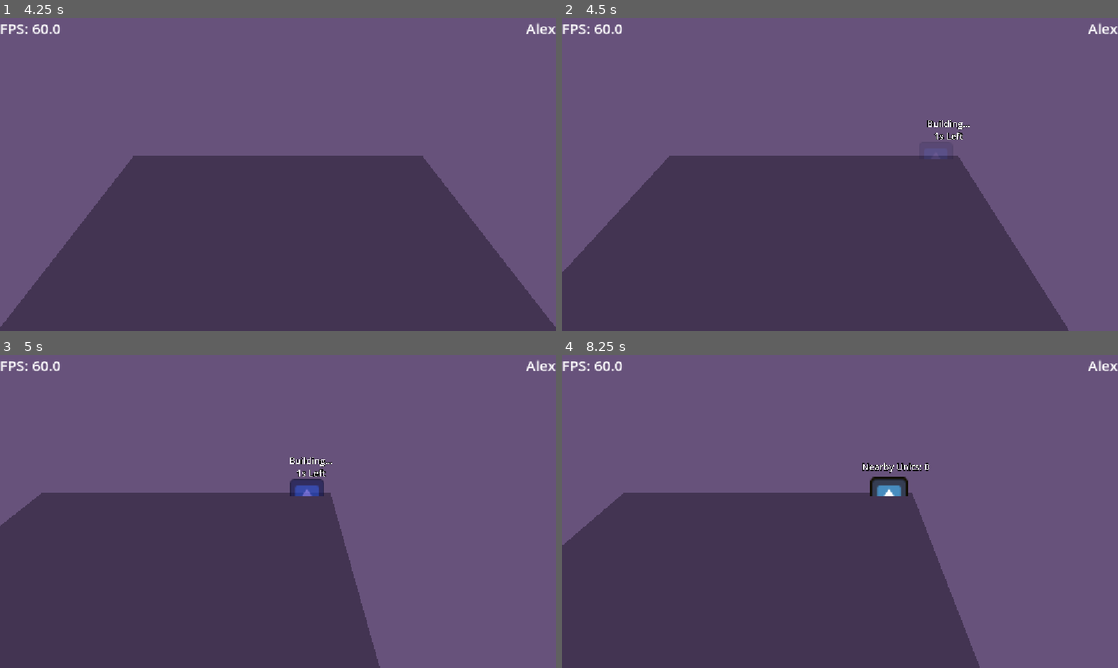
Above: before the commit, frames 1-4 (two rows, left to right).
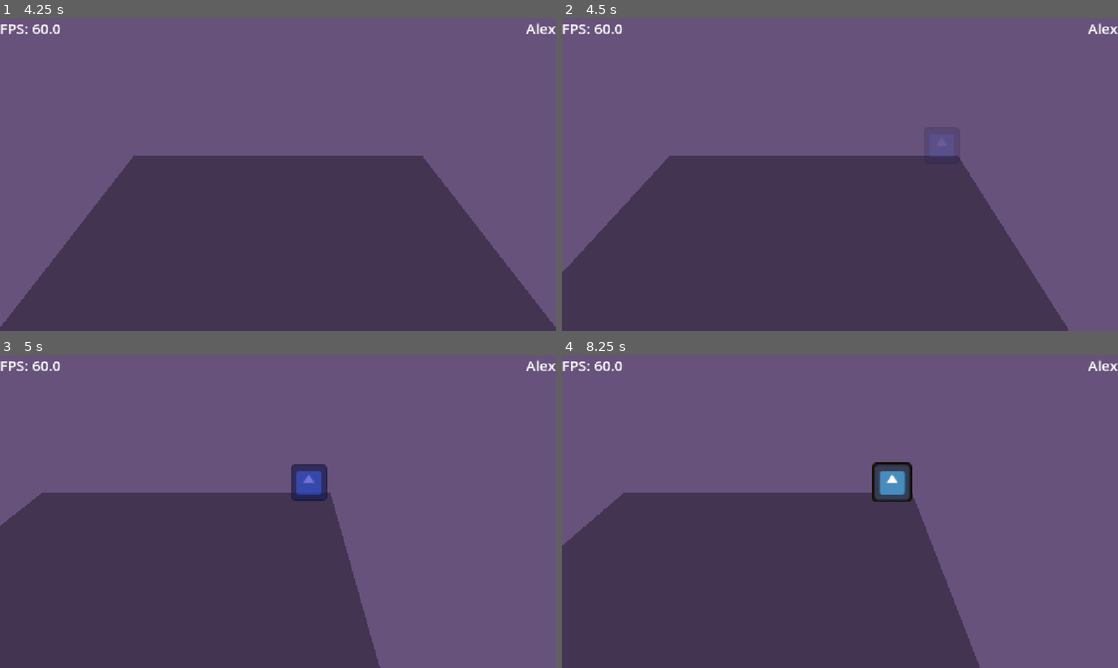
Above: after the commit, the same moments.

Repository: rPortfolio/rts-base
Game: Godot game, scene res://src/main.tscn
The game is run twice, just before and just after one commit, with the same random seed, the same clock (stepped at 60 frames per second) and the same inputs. The engine's default icon, where the game draws it, is replaced by a stand-in: a white triangle on a blue panel in a dark square.
Inputs (mouse positions are in pixels of both pictures, inside the frame that each line leads up to):
- Up to frame 1 (4.25 s): click "New Game" at 0.5 s; click (278, 168) at 1.27 s; type "Alex" at 1.35 s; click "New Game" at 2 s; click "Accept" at 2.75 s; click "Select" at 3.5 s
- Up to frame 2 (4.5 s): tap Enter at 4.25 s; move the mouse to (962, 158) at 4.27 s; press the mouse at (962, 158) at 4.28 s; hold Right (ui_right) from 4.28 s (still down)
- Up to frame 3 (5 s): keep holding Right (ui_right); tap Middle mouse button (mid_click) at 4.55 s
- Up to frame 4 (8.25 s): move the mouse to (728, 527) at 5.02 s; release Right (ui_right) at 5.03 s; release the mouse at (728, 527) at 5.03 s; hold Down (ui_down) 5.03-5.78 s; tap Middle mouse button (mid_click) at 5.1, 6.8 s; right-click (728, 527) at 5.3 s; move the mouse to (895, 442) at 5.77 s; hold Right (ui_right) 5.78-6.53 s; hold Right mouse button (right_click) 5.78-6.53 s; click (895, 442) at 6.05 s; move the mouse to (812, 574) at 6.52 s; hold Up (ui_up) 6.53-7.28 s; click (812, 574) at 6.6 s; move the mouse to (1006, 558) at 7.27 s; hold Middle mouse button (mid_click) 7.28-8.03 s; hold Left (ui_left) from 7.28 s (still down); right-click (1006, 558) at 7.55 s; move the mouse to (673, 464) at 8.02 s; right-click (673, 464) at 8.1 s

Frame 1 is identical in both runs. In frame 2, 0.3% of the frame differs, in the area x 65-74%, y 32-46%; in frame 3, 0.7%; in frame 4, 0.8%, in the area x 54-67%, y 34-47%.

Commit message:
modify how units are saved and loaded

Diff:
--- a/src/main.tscn
+++ b/src/main.tscn
@@ -46,5 +46,6 @@
 
 [node name="AudioStreamPlayer" type="AudioStreamPlayer" parent="." unique_id=1294372059]
 stream = ExtResource("5_fyndt")
+autoplay = true
 
 [connection signal="game_selected" from="GUI/MainMenu" to="." method="_on_main_menu_game_selected"]
--- a/src/saved_unit.gd
+++ b/src/saved_unit.gd
@@ -4,5 +4,5 @@
 
 @export var position: Vector3
 @export var target_position: Vector3
+@export var data: Dictionary
 @export var state_name: String
-@export var state_data: Dictionary
--- /dev/null
+++ b/src/world/unit/components/unit_collider.gd
@@ -0,0 +1,35 @@
+class_name UnitCollider
+extends Node3D
+## A square collider for fast collisions
+
+
+signal collider_entered(collider: UnitCollider)
+signal collider_exited(collider: UnitCollider)
+
+const GROUP_NAME = "unit_collider"
+
+@export var length: float = 1.0
+
+var overlapping_colliders: Array[UnitCollider] = []
+
+
+func _ready() -> void:
+	add_to_group(GROUP_NAME)
+
+
+func _physics_process(delta: float) -> void:
+	for node: UnitCollider in get_tree().get_nodes_in_group(GROUP_NAME):
+
+
+
+func overlaps(other: UnitCollider) -> bool:
+	return get_rect().intersects(other.get_rect())
+
+
+func get_rect() -> Rect2:
+	return Rect2(
+		global_position.x - length / 2,
+		global_position.y - length / 2,
+		length,
+		length
+	)
--- a/src/world/unit/finite_state_machine.gd
+++ b/src/world/unit/finite_state_machine.gd
@@ -2,14 +2,14 @@
 extends Node
 
 
-@export var starting_state: String
 var state: State
 
 
-## A consequence of having a deferred setup instead of on_ready is that the state machine will not be active on the first frame
-func setup() -> void:
-	if starting_state:
-		state = get_node(starting_state)
+func setup(state_name: String = "") -> void:
+	for child: State in get_children():
+		child.setup()
+	if state_name:
+		state = get_node(state_name)
 	else:
 		state = get_child(0)
 	enter_state(state)
--- a/src/world/unit/state.gd
+++ b/src/world/unit/state.gd
@@ -6,6 +6,12 @@
 ## Not the safest, but the easiest
 @warning_ignore("unused_signal")
 signal finished(new_state: State)
+var unit: Unit
+
+
+func setup() -> void:
+	assert(owner is Unit)
+	unit = owner
 
 
 func enter() -> void:
@@ -19,12 +25,3 @@
 @warning_ignore("unused_parameter")
 func update(delta: float) -> void:
 	pass
-
-
-func get_state_data() -> Dictionary:
-	return {}
-
-
-@warning_ignore("unused_parameter")
-func load_state_data(state_data: Dictionary) -> void:
-	pass
--- a/src/world/unit/states/build.gd
+++ b/src/world/unit/states/build.gd
@@ -1,42 +1,28 @@
 extends State
 
 
-@export var timer: Timer
+const BUILD_FRAMES_KEY = "build_frames" ## Key stored as constant to avoid typos
+const FPS = 60
+
+@export var build_time_seconds: float = 1
 @export var idle: State
 
-
-func _ready() -> void:
-	timer.timeout.connect(_on_timer_timeout)
+@onready var build_time_frames: int = int(build_time_seconds * FPS)
 
 
-func enter() -> void:
-	print("Building...")
-	%Collision.monitorable = false
-	%EffectRadius.monitoring = false
-	timer.start()
+func setup() -> void:
+	super.setup()
+	if BUILD_FRAMES_KEY not in unit.data:
+		unit.data[BUILD_FRAMES_KEY] = 0
 
 
 func exit() -> void:
-	print("Finished Building")
-	%Collision.monitorable = true
-	%EffectRadius.monitoring = true
-	owner.sprite.modulate = Color.WHITE
+	unit.sprite.modulate = Color.WHITE
 
 
 func update(_delta: float) -> void:
-	owner.label.text = "Building...\n{}s Left".format([int(timer.time_left) + 1], "{}")
-	owner.sprite.modulate = Color(0.5, 0.5, 1, 1 - timer.time_left / timer.wait_time)
-
-
-func get_state_data() -> Dictionary:
-	return {
-		"time_left" : timer.time_left,
-	}
-
-
-func load_state_data(state_data: Dictionary) -> void:
-	timer.wait_time = state_data["time_left"]
-
-
-func _on_timer_timeout() -> void:
-	finished.emit(idle)
+	print(unit.data[BUILD_FRAMES_KEY])
+	unit.data[BUILD_FRAMES_KEY] = unit.data[BUILD_FRAMES_KEY] + 1
+	unit.sprite.modulate = Color(0.5, 0.5, 1, float(unit.data[BUILD_FRAMES_KEY]) / build_time_frames)
+	if unit.data[BUILD_FRAMES_KEY] == build_time_frames:
+		finished.emit(idle)
--- a/src/world/unit/states/idle.gd
+++ b/src/world/unit/states/idle.gd
@@ -1,6 +1,9 @@
 extends State
 
 
-func update(delta: float) -> void:
-	owner.move_unit(delta)
-	owner.label.text = "Nearby Units: {}".format([owner.nearby_units], "{}")
+@export var move: State
+
+
+func update(_delta: float) -> void:
+	if unit.global_position.distance_squared_to(unit.target_position) > unit.DISTANCE_THRESHOLD:
+		finished.emit(move)
--- /dev/null
+++ b/src/world/unit/states/move.gd
@@ -0,0 +1,13 @@
+extends State
+
+
+@export var speed: float = 2.0
+@export var idle: State
+
+
+func update(delta: float) -> void:
+	var direction := unit.global_position.direction_to(unit.target_position)
+	var velocity := direction * speed
+	unit.global_position += velocity * delta
+	if unit.global_position.distance_squared_to(unit.target_position) <= unit.DISTANCE_THRESHOLD:
+		finished.emit(idle)
--- a/src/world/unit/unit.gd
+++ b/src/world/unit/unit.gd
@@ -1,69 +1,96 @@
 class_name Unit
 extends Node3D
 
-## An example unit script
-## Originally created without physics in mind
-## CharacterBody3Ds are usually better choices for moving nodes than Node3Ds
+## Unit Script
+## Designed to be loosely coupled with the state system
+
+const DISTANCE_THRESHOLD = 1 ## In meters
+
+@export var fsm: FiniteStateMachine
+@export var sprite: Sprite3D
+@export var selection_indicator: Sprite3D
+
+## A dictionary of values that need to persist on save
+## Initial values are added by the states themselves
+var data: Dictionary
+var target_position: Vector3
 
 
-const SPEED = 2
-const DIST_THRESHOLD = 1
-
-var nearby_units: int = 0
-var target_position: Vector3
-
-@onready var sprite: Sprite3D = %Sprite3D
-@onready var label: Label3D = %Label3D
-@onready var fsm: FiniteStateMachine = %FiniteStateMachine
-@onready var ground_detector: RayCast3D = %GroundDetector ## MUST BE ABOVE PLAYER'S GLOBAL POSITION
-@onready var collision: Area3D = %Collision
-@onready var effect_radius: Area3D = %EffectRadius
-
-
-func _ready() -> void:
-	fsm.setup.call_deferred()
-
-
-func move_unit(delta: float) -> void:
-	var velocity := Vector3.ZERO
-	var direction := global_position.direction_to(target_position)
-	if global_position.distance_squared_to(target_position) > DIST_THRESHOLD:
-		velocity = direction * SPEED
-	global_position += velocity * delta
-	soft_collide(delta)
-
-
-func soft_collide(delta: float) -> void:
-	## Push away from other units
-	for collider: Area3D in collision.get_overlapping_areas():
-		## Push after all other units have calculated their pushes
-		var push_force := collider.global_position.direction_to(collision.global_position) * SPEED / 2
-		(func() : global_position += push_force * delta).call_deferred()
-	## Push out of ground
-	if ground_detector.is_colliding():
-		global_position.y = ground_detector.get_collision_point().y
-func get_saved_unit() -> SavedUnit:
-	var saved_unit := SavedUnit.new()
-	saved_unit.position = position
-	saved_unit.target_position = target_position
-	saved_unit.state_name = fsm.state.name
-	saved_unit.state_data = fsm.state.get_state_data()
-	return saved_unit
+func setup(g_pos: Vector3, t_pos: Vector3, s_data := {}, state_name := "") -> void:
+	global_position = g_pos
+	target_position = t_pos
+	data = s_data
+	fsm.setup(state_name)
+	force_update_transform() ## Make position update immediately
 
 
 func select() -> void:
-	%SelectionIndicator.show()
+	selection_indicator.show()
 
 
 func unselect() -> void:
-	%SelectionIndicator.hide()
+	selection_indicator.hide()
 
 
-func _on_effect_radius_area_entered(area: Area3D) -> void:
-	if not is_ancestor_of(area):
-		nearby_units += 1
-
-
-func _on_effect_radius_area_exited(area: Area3D) -> void:
-	if not is_ancestor_of(area):
-		nearby_units -= 1
+#const SPEED = 2
+#const DIST_THRESHOLD = 1
+#
+#var nearby_units: int = 0
+#var target_position: Vector3
+#
+#@onready var sprite: Sprite3D = %Sprite3D
+#@onready var label: Label3D = %Label3D
+#@onready var fsm: FiniteStateMachine = %FiniteStateMachine
+#@onready var ground_detector: RayCast3D = %GroundDetector ## MUST BE ABOVE PLAYER'S GLOBAL POSITION
+#@onready var collision: Area3D = %Collision
+#@onready var effect_radius: Area3D = %EffectRadius
+#
+#
+#func _ready() -> void:
+	#fsm.setup.call_deferred()
+#
+#
+#func move_unit(delta: float) -> void:
+	#var velocity := Vector3.ZERO
+	#var direction := global_position.direction_to(target_position)
+	#if global_position.distance_squared_to(target_position) > DIST_THRESHOLD:
+		#velocity = direction * SPEED
+	#global_position += velocity * delta
+	#soft_collide.call_deferred(delta)
+#
+#
+#func soft_collide(delta: float) -> void:
+	### Push away from other units
+	#var push_force: Vector3 = Vector3.ZERO
+	#for collider: Area3D in collision.get_overlapping_areas():
+		### Push after all other units have calculated their pushes
+		#push_force += collider.global_position.direction_to(collision.global_position) * SPEED / 2
+	#(func() : global_position += push_force * delta).call_deferred()
+	### Push out of ground
+	#if ground_detector.is_colliding():
+		#global_position.y = ground_detector.get_collision_point().y
+#func get_saved_unit() -> SavedUnit:
+	#var saved_unit := SavedUnit.new()
+	#saved_unit.position = position
+	#saved_unit.target_position = target_position
+	#saved_unit.state_name = fsm.state.name
+	#saved_unit.state_data = fsm.state.get_state_data()
+	#return saved_unit
+#
+#
+#func select() -> void:
+	#%SelectionIndicator.show()
+#
+#
+#func unselect() -> void:
+	#%SelectionIndicator.hide()
+#
+#
+#func _on_effect_radius_area_entered(area: Area3D) -> void:
+	#if not is_ancestor_of(area):
+		#nearby_units += 1
+#
+#
+#func _on_effect_radius_area_exited(area: Area3D) -> void:
+	#if not is_ancestor_of(area):
+		#nearby_units -= 1
--- a/src/world/unit/unit.tscn
+++ b/src/world/unit/unit.tscn
@@ -5,30 +5,25 @@
 [ext_resource type="Script" uid="uid://dwktmenkb1far" path="res://src/world/unit/finite_state_machine.gd" id="3_dcwxc"]
 [ext_resource type="Script" uid="uid://cplyk4rlpedya" path="res://src/world/unit/states/build.gd" id="4_8vbxo"]
 [ext_resource type="Script" uid="uid://dhvqy1hqgbkmf" path="res://src/world/unit/states/idle.gd" id="5_dcwxc"]
+[ext_resource type="Script" uid="uid://bbg6wkwto21t7" path="res://src/world/unit/states/move.gd" id="6_8vbxo"]
 
-[sub_resource type="CylinderShape3D" id="CylinderShape3D_dcwxc"]
-
-[sub_resource type="CylinderShape3D" id="CylinderShape3D_8vbxo"]
-radius = 4.5
-
-[node name="Unit" type="Node3D" unique_id=649696788 groups=["unit"]]
+[node name="Unit" type="Node3D" unique_id=1062339569 node_paths=PackedStringArray("fsm", "sprite", "selection_indicator") groups=["unit"]]
 script = ExtResource("1_rpcri")
-
-[node name="Label3D" type="Label3D" parent="." unique_id=980666250]
-unique_name_in_owner = true
-transform = Transform3D(1, 0, 0, 0, 1, 0, 0, 0, 1, 0, 1.2818503, 0)
-billboard = 1
-text = "Waiting"
-font_size = 60
+fsm = NodePath("FiniteStateMachine")
+sprite = NodePath("Sprite3D")
+selection_indicator = NodePath("SelectionIndicator")
+metadata/_custom_type_script = "uid://0b0mj8n8vjdc"
 
 [node name="Sprite3D" type="Sprite3D" parent="." unique_id=1248852687]
 unique_name_in_owner = true
+transform = Transform3D(1, 0, 0, 0, 1, 0, 0, 0, 1, 0, 0.64, 0)
 sorting_offset = 1.0
 billboard = 1
 texture = ExtResource("1_a3wt2")
 
 [node name="SelectionIndicator" type="Sprite3D" parent="." unique_id=1253063558]
 unique_name_in_owner = true
+transform = Transform3D(1, 0, 0, 0, 1, 0, 0, 0, 1, 0, 0.63809496, 0)
 visible = false
 sorting_offset = 1.0
 modulate = Color(0.5747014, 0.44227087, 0, 1)
@@ -37,47 +32,30 @@
 render_priority = -1
 texture = ExtResource("1_a3wt2")
 
-[node name="Collision" type="Area3D" parent="." unique_id=30025500]
-unique_name_in_owner = true
-collision_layer = 2
-collision_mask = 2
-
-[node name="CollisionShape3D" type="CollisionShape3D" parent="Collision" unique_id=1065543529]
-shape = SubResource("CylinderShape3D_dcwxc")
-
-[node name="EffectRadius" type="Area3D" parent="." unique_id=447928839]
-unique_name_in_owner = true
-collision_layer = 0
-collision_mask = 2
-
-[node name="CollisionShape3D" type="CollisionShape3D" parent="EffectRadius" unique_id=2012518413]
-shape = SubResource("CylinderShape3D_8vbxo")
-
 [node name="WaitTimer" type="Timer" parent="." unique_id=1590400406]
-unique_name_in_owner = true
 one_shot = true
-autostart = true
 
 [node name="FiniteStateMachine" type="Node" parent="." unique_id=659700740]
 unique_name_in_owner = true
 script = ExtResource("3_dcwxc")
 metadata/_custom_type_script = "uid://dwktmenkb1far"
 
-[node name="Build" type="Node" parent="FiniteStateMachine" unique_id=288405763 node_paths=PackedStringArray("timer", "idle")]
+[node name="Build" type="Node" parent="FiniteStateMachine" unique_id=288405763 node_paths=PackedStringArray("idle")]
 script = ExtResource("4_8vbxo")
-timer = NodePath("../../WaitTimer")
 idle = NodePath("../Idle")
 metadata/_custom_type_script = "uid://wouluixjsc1g"
 
-[node name="Idle" type="Node" parent="FiniteStateMachine" unique_id=633803368]
+[node name="Idle" type="Node" parent="FiniteStateMachine" unique_id=633803368 node_paths=PackedStringArray("move")]
 script = ExtResource("5_dcwxc")
+move = NodePath("../Move")
 metadata/_custom_type_script = "uid://wouluixjsc1g"
+
+[node name="Move" type="Node" parent="FiniteStateMachine" unique_id=953193009 node_paths=PackedStringArray("idle")]
+script = ExtResource("6_8vbxo")
+idle = NodePath("../Idle")
 
 [node name="GroundDetector" type="RayCast3D" parent="." unique_id=295600944]
 unique_name_in_owner = true
 transform = Transform3D(1, 0, 0, 0, 1, 0, 0, 0, 1, 0, 100, 0)
 target_position = Vector3(0, -200, 0)
 hit_from_inside = true
-
-[connection signal="area_entered" from="EffectRadius" to="." method="_on_effect_radius_area_entered"]
-[connection signal="area_exited" from="EffectRadius" to="." method="_on_effect_radius_area_exited"]
--- a/src/world/world.gd
+++ b/src/world/world.gd
@@ -20,14 +20,15 @@
 
 func add_unit() -> void:
 	var new_unit: Unit = UNIT_SCENE.instantiate()
-	new_unit.position = world_camera.get_cursor_position()
+	%Units.add_child(new_unit)
+	new_unit.setup(world_camera.get_cursor_position(), world_camera.get_cursor_position())
 	new_unit.target_position = world_camera.get_cursor_position()
-	%Units.add_child(new_unit)
 
 
 func call_units() -> void:
 	for child: Unit in selected_units:
 		child.target_position = world_camera.get_cursor_position()
+		print(world_camera.get_cursor_position())
 
 
 func kill_units() -> void:
@@ -38,16 +39,19 @@
 func load_units(units: Array[SavedUnit]) -> void:
 	for saved_unit in units:
 		var new_unit: Unit = UNIT_SCENE.instantiate()
-		new_unit.position = saved_unit.position
 		%Units.add_child(new_unit)
-		new_unit.fsm.starting_state = saved_unit.state_name
-		new_unit.target_position = saved_unit.target_position
+		new_unit.setup(saved_unit.position, saved_unit.target_position, saved_unit.data, saved_unit.state_name)
 
 
 func get_units() -> Array[SavedUnit]:
 	var units: Array[SavedUnit] = []
 	for child: Unit in %Units.get_children():
-		units.append(child.get_saved_unit())
+		var saved_unit := SavedUnit.new()
+		saved_unit.position = child.position
+		saved_unit.target_position = child.target_position
+		saved_unit.data = child.data
+		saved_unit.state_name = child.fsm.state.name
+		units.append(saved_unit)
 	return units
 
 
Not shown, added: src/world/unit/components/unit_collider.gd.uid
Not shown, added: src/world/unit/states/move.gd.uid
